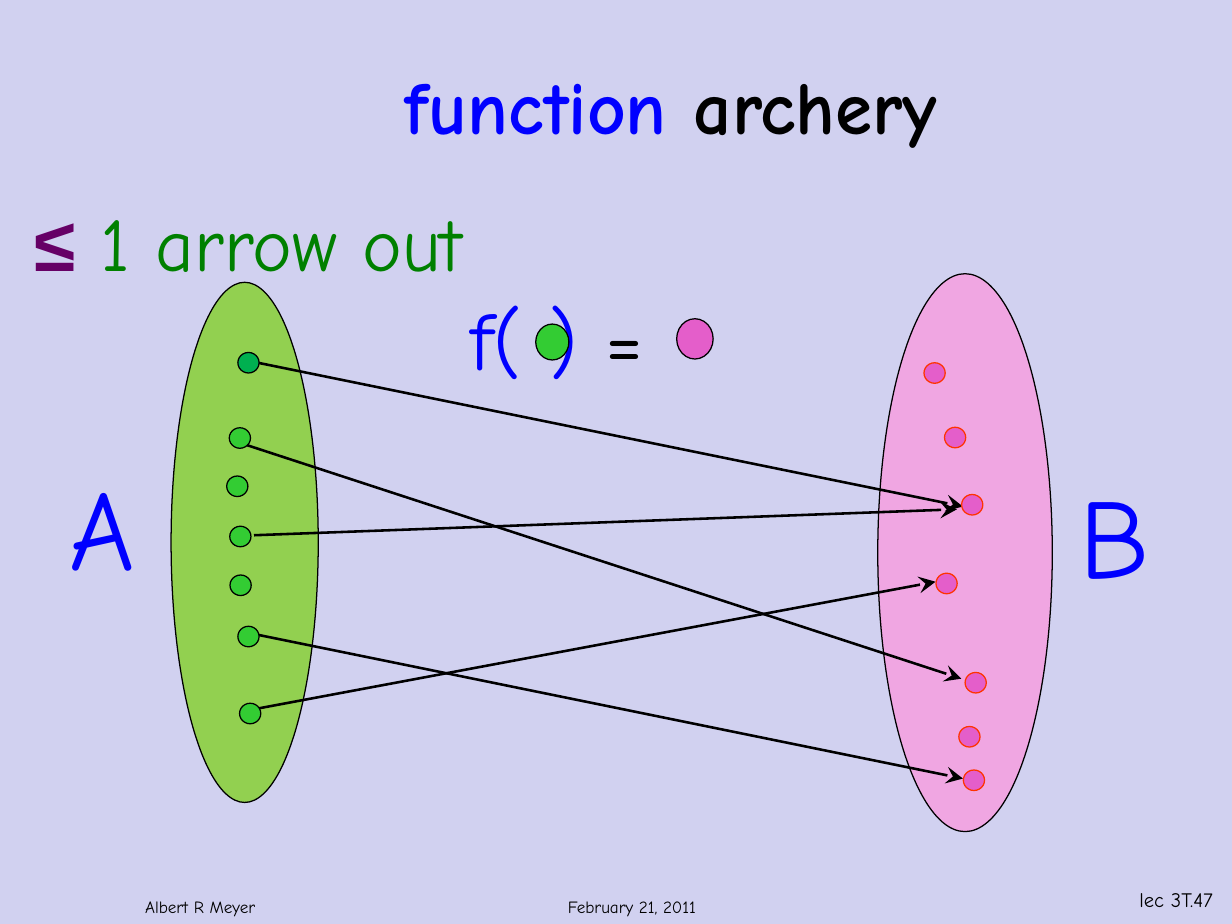
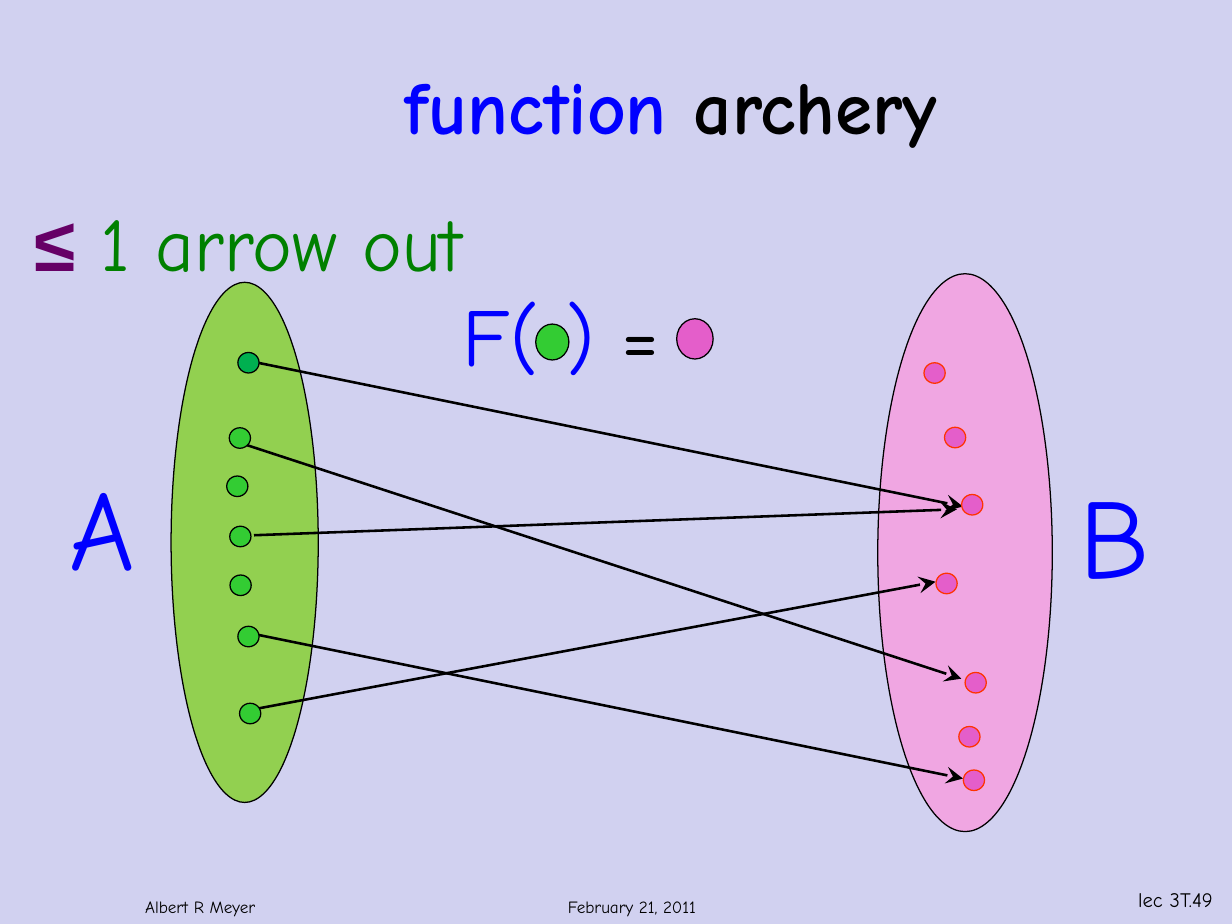
Before and after one commit to armeyer/mcs_web, a slide deck: slide 49 of spring12/slidesS12/relations.pptx (slide 47 before the commit). Drawn at 1232x924 pixels with LibreOffice and Linux fonts; fonts in the diff are those of the drawing; background and template pictures are left out. Boxes give left, top, right and bottom in pixels: in the first picture for what was removed or moved away, otherwise in the second. Text is boxed around its words. In the diff, an @@ line names an element or a change of style, - is before the commit and + after.

```diff
--- a/spring12/slidesS12/relations.pptx
+++ b/spring12/slidesS12/relations.pptx
@@ text at <box>463,301,539,375</box>: text changed @@
-f( ) =
+F( ) =
@@ page number at <box>1138,893,1213,907</box>: text changed @@
-lec 3T.47
+lec 3T.49
```
Also in this commit, not shown: 5 other slides changed, 2 slides added.
